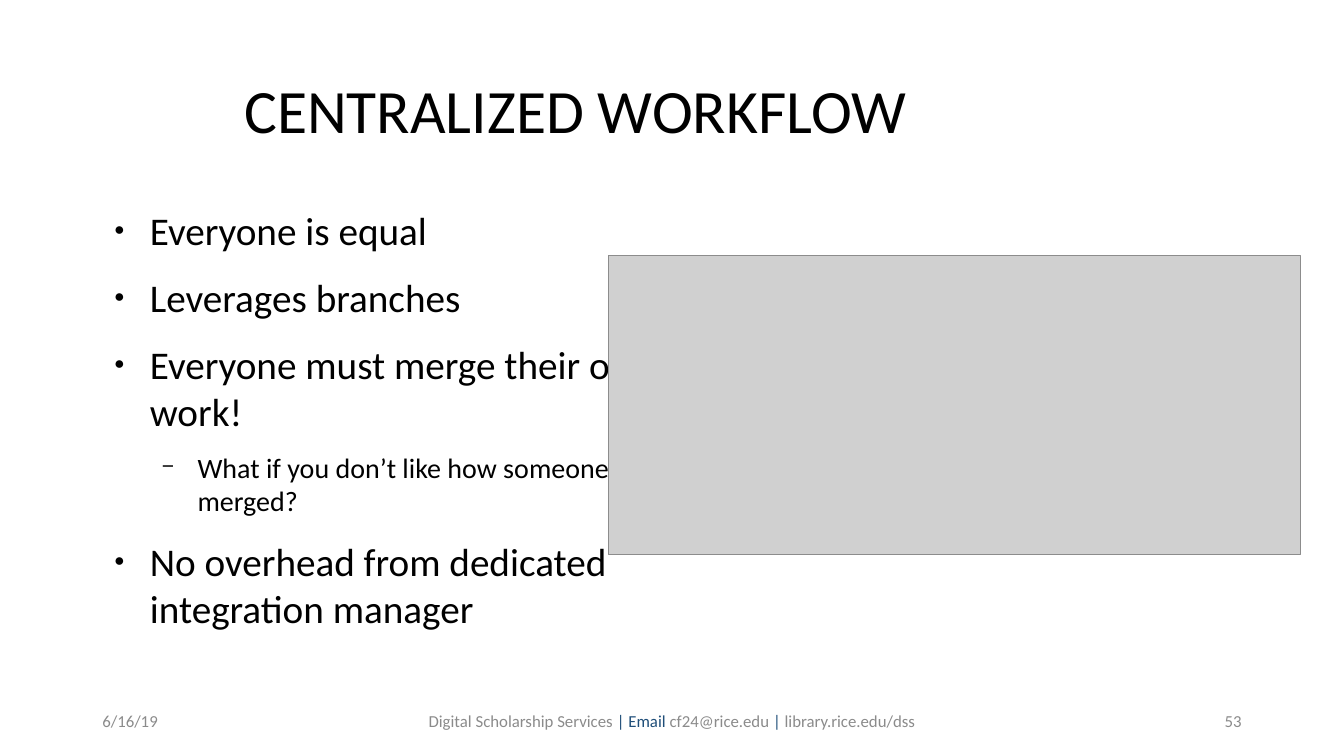
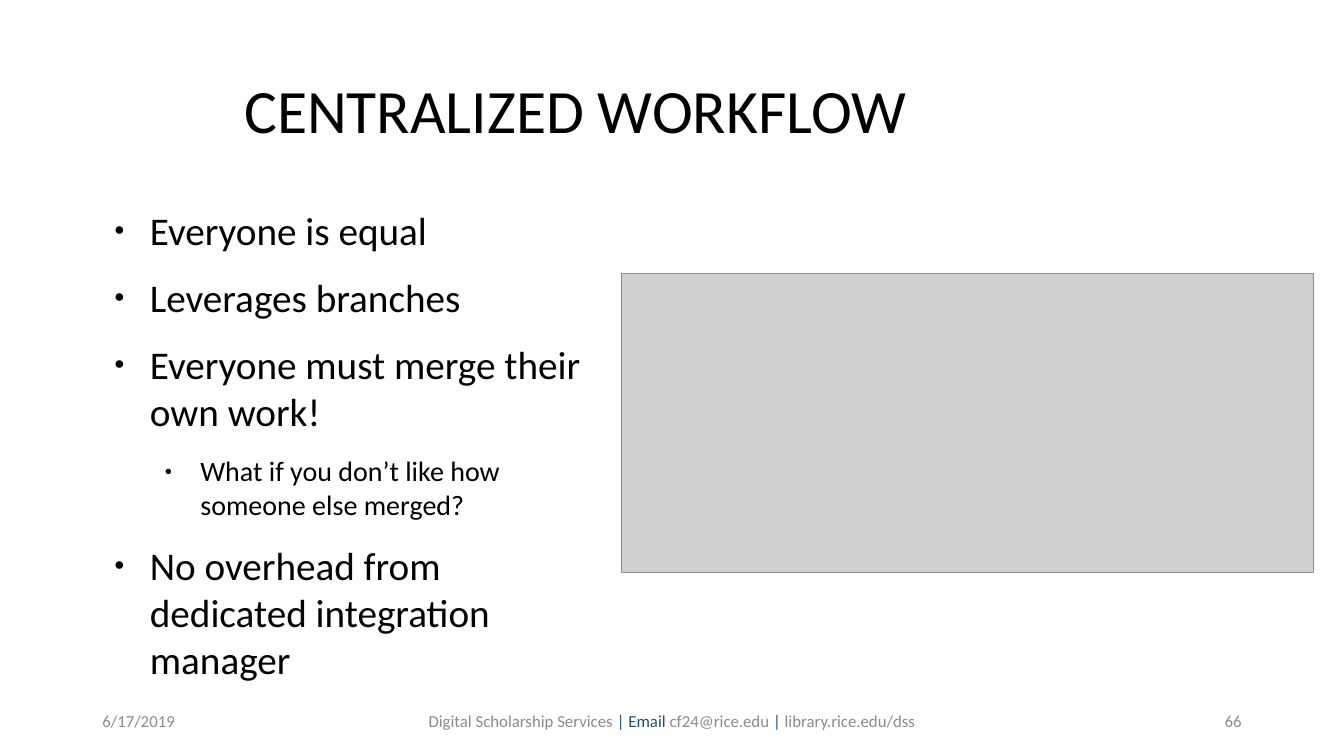
Before and after one commit to bakitybacon/rice-data-and-donuts, a slide deck: slide 66 of github/Introduction to Git & GitHub.pptx (slide 53 before the commit). Drawn at 1344x756 pixels with LibreOffice and Linux fonts; fonts in the diff are those of the drawing; grey boxes stand for pictures; background and template pictures are left out. Boxes give left, top, right and bottom in pixels: in the first picture for what was removed or moved away, otherwise in the second. Text is boxed around its words. In the diff, an @@ line names an element or a change of style, - is before the commit and + after.

```diff
--- a/github/Introduction to Git & GitHub.pptx
+++ b/github/Introduction to Git & GitHub.pptx
@@ picture: place and size @@
-picture at <box>609,256,1301,555</box>
+picture at <box>622,273,1314,572</box>
@@ text at <box>200,461,499,520</box>: bullet − to ●; more space between paragraphs @@
@@ text at <box>102,715,174,728</box>: text changed @@
-6/16/19
+6/17/2019
@@ page number at <box>1225,716,1242,727</box>: text changed @@
-53
+66
```
Also in this commit, not shown: 56 other slides changed, 13 slides added.
